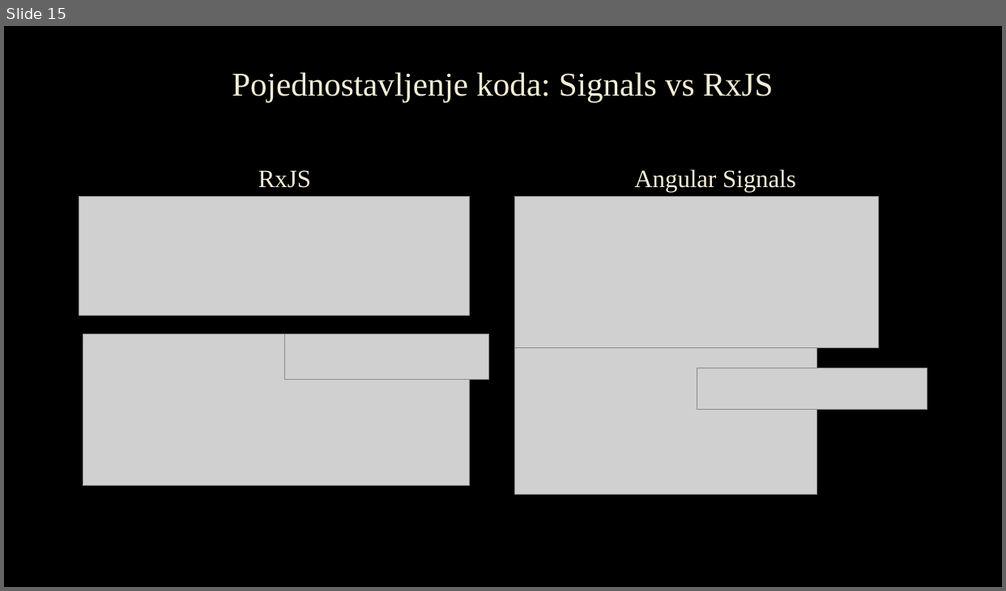
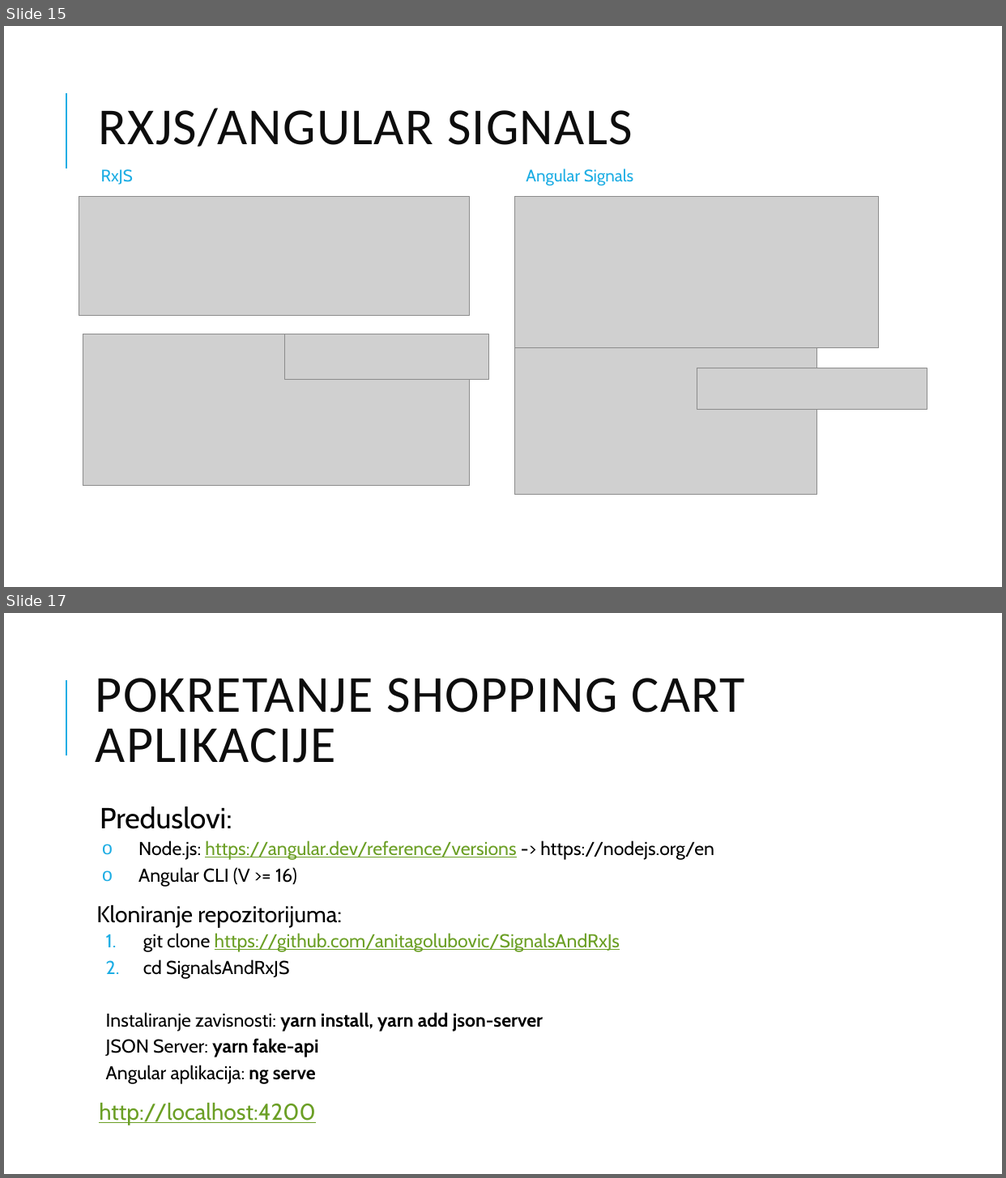
Before and after one commit to anitagolubovic/SignalsAndRxJs, a slide deck: Signali I RxJS.pptx. Shown one above the other, each under a label of ours: slide 15 before the commit, slides 15 and 17 after it; the slides between them are not shown. The pictures are 1006x591 and 1006x1178 pixels, drawn with LibreOffice and Linux fonts; fonts in the diff are those of the drawing; grey boxes stand for pictures; background and template pictures are left out. Boxes give left, top, right and bottom in pixels: in the first picture for what was removed or moved away, otherwise in the second. Text is boxed around its words. In the diff, an @@ line names an element or a change of style, - is before the commit and + after.

```diff
--- a/Signali I RxJS.pptx
+++ b/Signali I RxJS.pptx
@@ slide 17 added at bbox=[4, 613, 1002, 1174], background #FFFFFF; not listed: 1 template element that a slide beside it also shows @@
@@ title added at bbox=[96, 678, 746, 763], 50 pt, text #0D0D0D @@
+POKRETANJE SHOPPING CART APLIKACIJE
@@ text added at bbox=[96, 807, 714, 1125], 18 pt, text #000000 @@
+  Preduslovi:
+  o Node.js: https://angular.dev/reference/versions -> https://nodejs.org/en
+  o Angular CLI (V >= 16)
+Kloniranje repozitorijuma:
+  1. git clone https://github.com/anitagolubovic/SignalsAndRxJs
+  2. cd SignalsAndRxJS
+  Instaliranje zavisnosti: yarn install, yarn add json-server
+  JSON Server: yarn fake-api
+  Angular aplikacija: ng serve
+  http://localhost:4200
@@ slide 15 changed as well @@
@@ background picture (left out) to #FFFFFF @@
@@ line added from (66, 169) to (66, 93), #1CADE4 1.5 pt @@
@@ title at bbox=[99, 108, 633, 147]: text changed; size 32 to 50 pt; font Times New Roman to Calibri; text colour #F4EDD8 to #0D0D0D @@
-Pojednostavljenje koda: Signals vs RxJS
+RXJS/ANGULAR SIGNALS
@@ text "RxJS" at bbox=[101, 169, 133, 185]: size 24 to 16.1 pt, font Times New Roman to Cabin, text colour #F4EDD8 to #1CADE4, letter outline #404040 0.75 pt to none; alignment centre to left; line spacing 1.1 to 0.7; less space between paragraphs; vertical alignment bottom to middle @@
@@ text "Angular Signals" at bbox=[526, 169, 633, 186]: size 24 to 16.1 pt, font Times New Roman to Cabin, text colour #F4EDD8 to #1CADE4, letter outline #404040 0.75 pt to none; alignment centre to left; line spacing 1.1 to 0.7; less space between paragraphs; vertical alignment bottom to middle @@
@@ text "Angular Signals": place and size @@
-text "Angular Signals" at bbox=[634, 169, 796, 192]
+text "Angular Signals" at bbox=[526, 169, 633, 186]
```
Also in this commit, not shown: 15 other slides changed, 2 other slides added, 1 slide removed, 2 other files.
